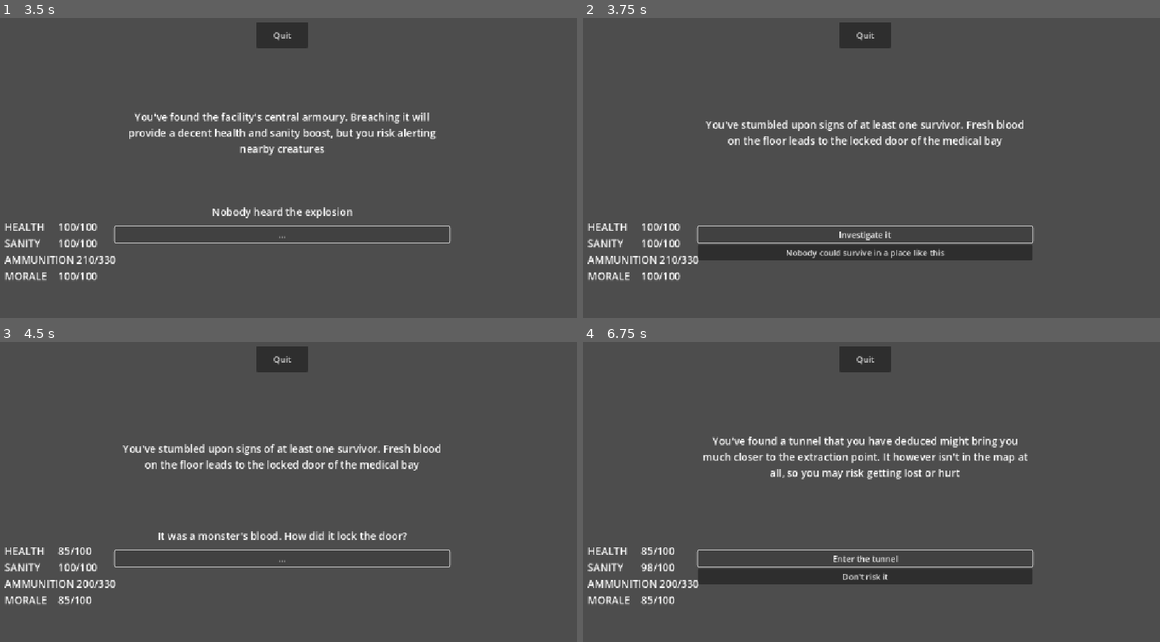
Above: before the commit, frames 1-4 (two rows, left to right).
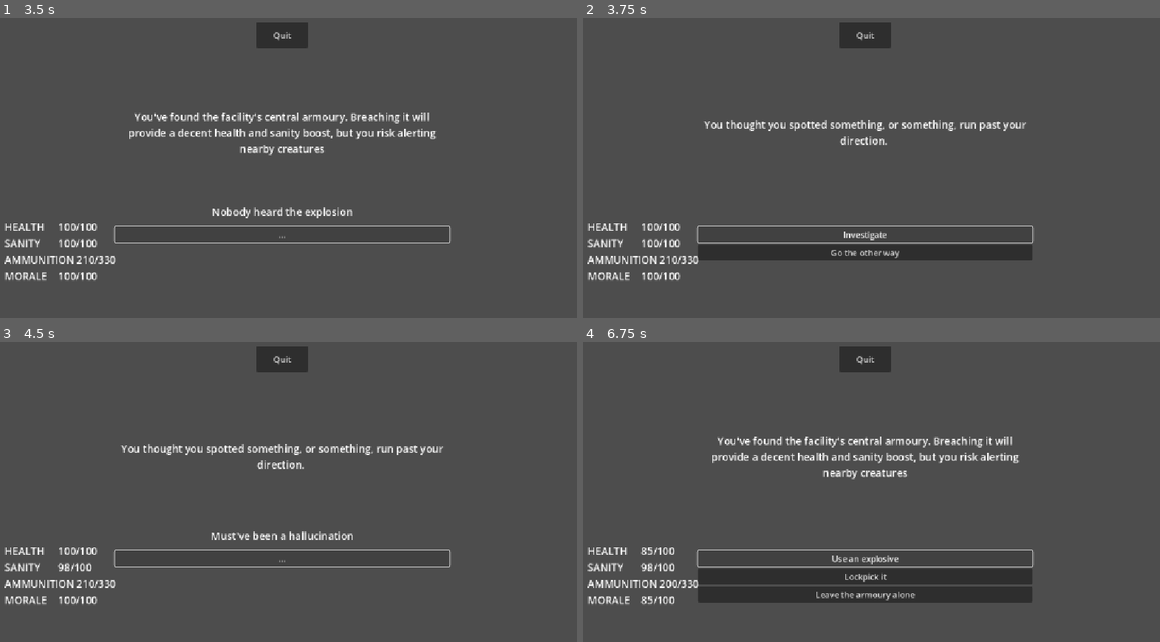
Above: after the commit, the same moments.

Repository: AAP-01/SCP-Field-prototype-II-
Game: Godot game, scene res://Scenes/start.tscn
Two runs of this game, one before a commit and one after it. Both use one fixed random seed, a clock stepped at 60 frames per second and the inputs below.
Inputs:
- Up to frame 1 (3.5 s): click "Start" at 0.5 s; click "Easy" at 1.25 s; click "Understood" at 2 s; click "Use an explosive" at 2.75 s
- Up to frame 2 (3.75 s): click "..." at 3.5 s
- Up to frame 3 (4.5 s): click "Investigate it" (after the commit: "Investigate") at 4.25 s
- Up to frame 4 (6.75 s): click "..." at 5 s; click "Investigate" (after the commit: "Investigate it") at 5.75 s; click "..." at 6.5 s

Frame 1 is identical in both runs. In frame 2, 2.3% of the frame differs, in the area x 20-77%, y 33-81%; in frame 3, 2.8%; in frame 4, 5.6%, in the area x 19-78%, y 31-87%.

Commit message:
Implemented NarrativeEventData and turned the event list into a singleton

Diff:
--- /dev/null
+++ b/Events/event_faint_marching.tres
@@ -0,0 +1,20 @@
+[gd_resource type="Resource" script_class="NarrativeEventData" load_steps=5 format=3 uid="uid://dc4ls6lvqk2rs"]
+
+[ext_resource type="Script" uid="uid://boyrefxce7v8y" path="res://Resources/Narrative/narrative_data.gd" id="1_2v6lp"]
+[ext_resource type="Script" uid="uid://fjhaoapaf3c2" path="res://Resources/Narrative/narrative_event_data.gd" id="1_83q7b"]
+
+[sub_resource type="Resource" id="Resource_2v6lp"]
+script = ExtResource("1_2v6lp")
+response_text = "Ignore it"
+metadata/_custom_type_script = "uid://boyrefxce7v8y"
+
+[sub_resource type="Resource" id="Resource_s05a4"]
+script = ExtResource("1_2v6lp")
+response_text = "Where is that coming from?"
+metadata/_custom_type_script = "uid://boyrefxce7v8y"
+
+[resource]
+script = ExtResource("1_83q7b")
+narrative_text = "You hear the faint, repetitive sound of boots marching"
+response_choices = Array[ExtResource("1_2v6lp")]([SubResource("Resource_2v6lp"), SubResource("Resource_s05a4")])
+metadata/_custom_type_script = "uid://fjhaoapaf3c2"
--- /dev/null
+++ b/Resources/Narrative/narrative_data.gd
@@ -0,0 +1,4 @@
+extends Resource
+class_name NarrativeData
+
+@export var response_text : String
--- /dev/null
+++ b/Resources/Narrative/narrative_event_data.gd
@@ -0,0 +1,5 @@
+extends Resource
+class_name NarrativeEventData
+
+@export var narrative_text : String
+@export var response_choices : Array[NarrativeData]
--- a/Scripts/event_manager.gd
+++ b/Scripts/event_manager.gd
@@ -24,7 +24,7 @@
 	while event == SingletonEvent.event:
 		print("Same event as the previous. Rerolling...")
 		print("=====")
-		SingletonEvent.event = EventList.events[randi_range(0, EventList.events.size() - 1)]
+		SingletonEvent.event = SingletonEventList.events[randi_range(0, EventList.events.size() - 1)]
 
 	event = SingletonEvent.event
 	event_selected.emit()	# Goes directly to Event Information in admin_panel.tscn
@@ -61,6 +61,8 @@
 		print(sanity_modifier)
 	elif event is OneChoiceEventData:
 		event_text.text = event.event_text
+	elif event is NarrativeEventData:
+		event_text.text = event.narrative_text
 
 	# Show the choices' text on the buttons
 	if event is MultipleChoiceEventData:
@@ -77,30 +79,47 @@
 		choice_buttons[1].hide()
 		choice_buttons[2].hide()
 		choice_buttons[3].hide()
-
+	elif event is NarrativeEventData:
+		for i in range(event.response_choices.size()):
+			choice_buttons[i].text = event.response_choices[i].response_text
+
+		for button in choice_buttons:
+			if button.get_index() > event.response_choices.size() - 1:
+				button.hide()
+
+# _on_choice_1_pressed() has a unique function to serve event types that only have one option
 func _on_choice_1_pressed() -> void:
-	run_success_rate(0)
+	run_event(0)
 	if event is MultipleChoiceEventData:
 		show_outcome(0)
-	elif event is OneChoiceEventData:
+	elif event is OneChoiceEventData or event is NarrativeEventData:
 		select_event()
 
 func _on_choice_2_pressed() -> void:
-	run_success_rate(1)
-	show_outcome(1)
+	run_event(1)
+	if event is MultipleChoiceEventData:
+		show_outcome(1)
+	elif event is NarrativeEventData:
+		select_event()
 
 func _on_choice_3_pressed() -> void:
-	run_success_rate(2)
-	show_outcome(2)
+	run_event(2)
+	if event is MultipleChoiceEventData:
+		show_outcome(2)
+	elif event is NarrativeEventData:
+		select_event()
 
 func _on_choice_4_pressed() -> void:
-	run_success_rate(3)
-	show_outcome(3)
+	run_event(3)
+	if event is MultipleChoiceEventData:
+		show_outcome(3)
+	elif event is NarrativeEventData:
+		select_event()
 
 func _on_choice_1_alternate_pressed() -> void:
 	select_event()
 
-func run_success_rate(index : int) -> void:
+func run_event(index : int) -> void:
 	if event is MultipleChoiceEventData:
 		SingletonEvent.choice_selected = event.chosen_choices[index]
 
@@ -110,6 +129,7 @@
 		# Choices with 100% success immediately emit the signal
 		if event.chosen_choices[index].success_rate == 100:
 			choice_selected.emit(event.chosen_choices[index].outcomes[0])	# Sends to Player Manager
+
 		# Skip calculating success rate if the choice is random
 		elif event.chosen_choices[index].random:
 			print("This is a random event")
@@ -127,6 +147,9 @@
 		SingletonEvent.choice_selected = event.choice
 		print("Outcome: " + event.choice.outcome_text)
 		choice_selected.emit(event.choice)	# Sends to Player Manager
+	elif event is NarrativeEventData:
+		print("Response: " + event.response_choices[index].response_text)
+		print("=====")
 
 	choice_selected_admin.emit()	# Send to admin_event_information.gd
 
--- a/Scripts/event_list.gd
+++ b/Scripts/singleton_event_list.gd
@@ -7,5 +7,6 @@
 	preload("res://Events/event_sign_of_survivor.tres"),
 	preload("res://Events/event_investigate_figure.tres"),
 	preload("res://Events/event_locked_armoury_found.tres"),
-	preload("res://Events/event_found_supplies.tres")
+	preload("res://Events/event_found_supplies.tres"),
+	preload("res://Events/event_faint_marching.tres")
 ]
--- a/Scripts/singleton_player_stats.gd
+++ b/Scripts/singleton_player_stats.gd
@@ -1,5 +1,4 @@
 extends Node
-
 class_name PlayerStats
 
 var health : int
--- a/project.godot
+++ b/project.godot
@@ -19,6 +19,7 @@
 
 SingletonPlayerStats="*res://Scripts/singleton_player_stats.gd"
 SingletonEvent="*res://Scripts/singleton_event.gd"
+SingletonEventList="*res://Scripts/singleton_event_list.gd"
 
 [display]
 
Not shown, added: Resources/Narrative/narrative_data.gd.uid
Not shown, added: Resources/Narrative/narrative_event_data.gd.uid
Renamed: Scripts/event_list.gd.uid -> Scripts/singleton_event_list.gd.uid
